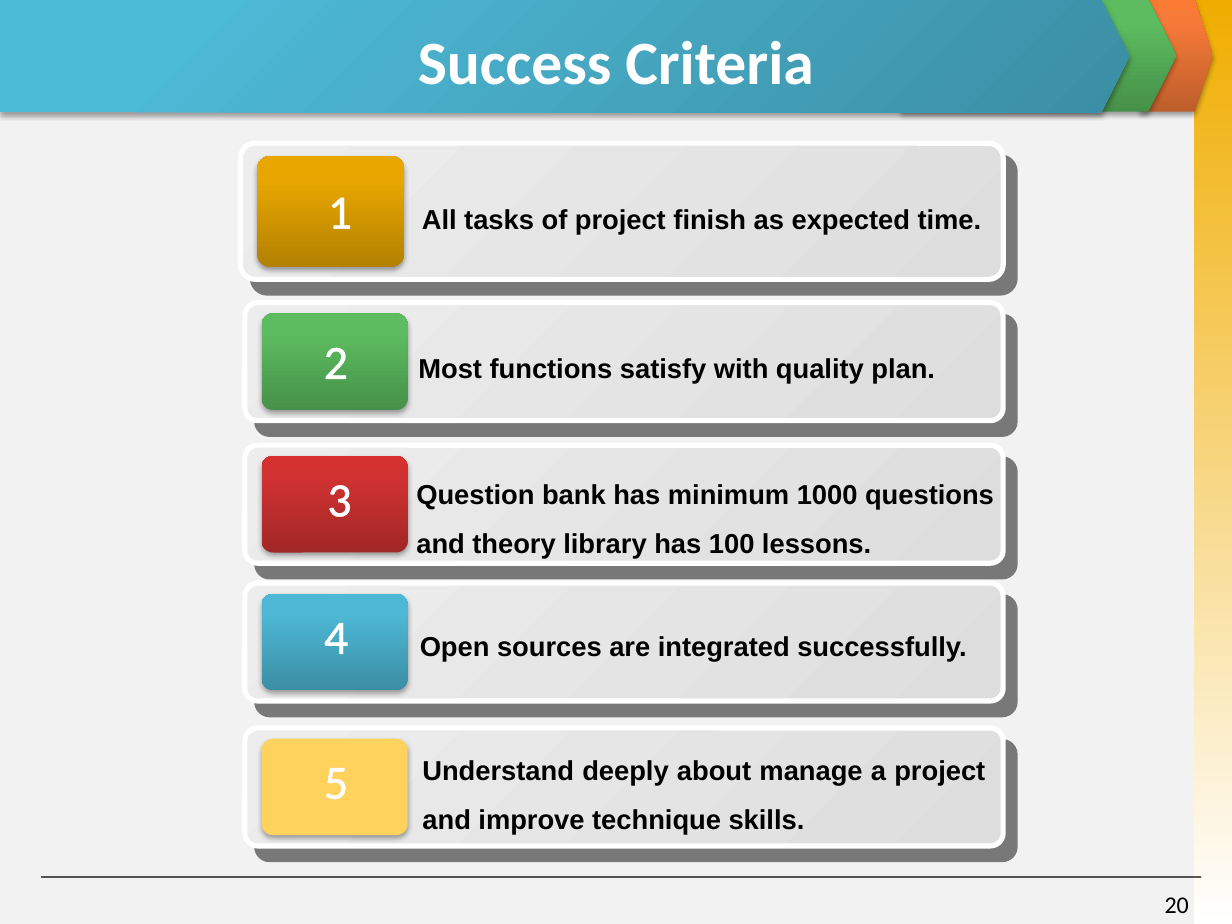
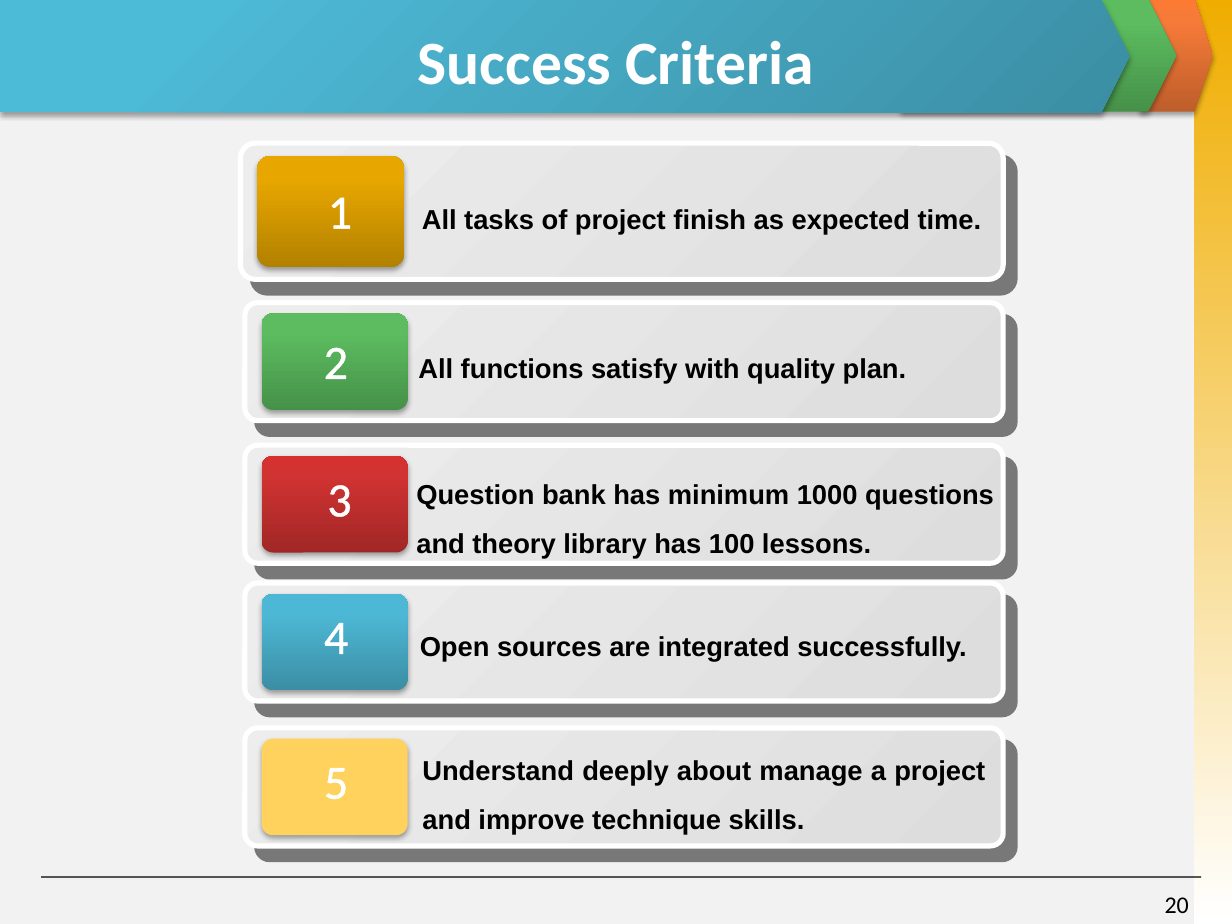
Before and after one commit to skyview059/e-learning-website, a slide deck: slide 20 of Document/Final report/Slide Present E-Learning.pptx. Drawn at 1232x924 pixels with LibreOffice and Linux fonts; fonts in the diff are those of the drawing. Boxes give left, top, right and bottom in pixels: in the first picture for what was removed or moved away, otherwise in the second. Text is boxed around its words. In the diff, an @@ line names an element or a change of style, - is before the commit and + after.

```diff
--- a/Document/Final report/Slide Present E-Learning.pptx
+++ b/Document/Final report/Slide Present E-Learning.pptx
@@ text at (418,358,907,384): text changed @@
-Most functions satisfy with quality plan.
+All functions satisfy with quality plan.
```
